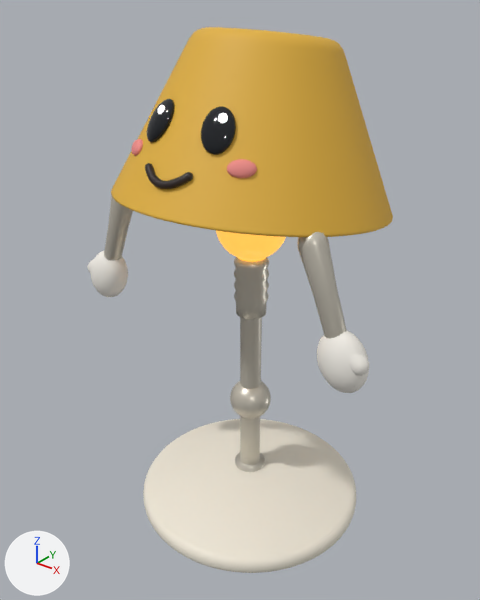
Renders of the glTF model assets-src/blender/export/electric.glb from each side of a commit.
Both versions are drawn from a camera (50 mm lens) standing at (1.201, -1.56, 1.758) and looking at (-0.025, -0.027, 0.808). Every picture has the same lights, and +X, +Y and +Z are marked at lower left. The picture after the commit comes second. Where no turn or scale is listed for an object, it has been applied to the vertices. Vertices at exactly the same position are counted once.

Objects in the first picture: 'Arm_L_Tube', 'Arm_R_Tube', 'Base', 'Body', 'Bulb', 'Eye_L', 'Eye_R', 'Hand_L_Mitten', 'Hand_L_Thumb', 'Hand_R_Mitten', 'Socket', 'Stem' and 6 more.
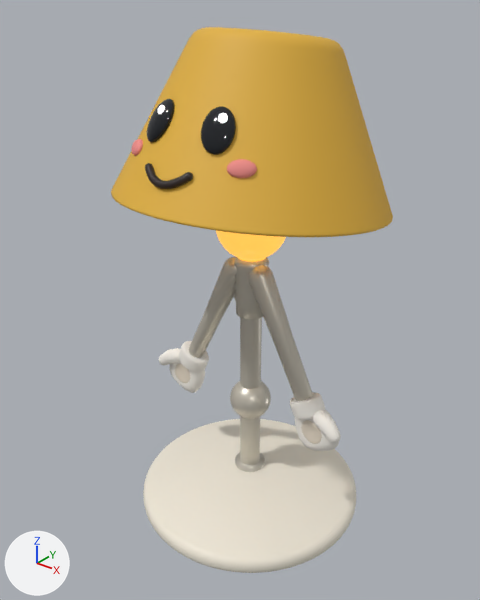
ob_arm_l is not drawn itself; it is the parent of ob_arm_l_tube, ob_hand_l.
ob_hand_l is not drawn itself; it is the parent of ob_hand_l_mitten, ob_hand_l_thumb.
ob_arm_r is not drawn itself; it is the parent of ob_arm_r_tube, ob_hand_r.
ob_hand_r is not drawn itself; it is the parent of ob_hand_r_mitten, ob_hand_r_thumb.

Patch to the scene script:
```diff
--- a/assets-src/blender/export/electric.glb.py
+++ b/assets-src/blender/export/electric.glb.py
@@ me_arm_l_tube @@
 # used by ob_arm_l_tube; parent = ob_arm_l; location = (0.0, 0.0, 0.0)
-me_arm_l_tube.from_pydata(...)  # 100 vertices, 196 faces; spans x -0.039..0.039, y -0.04..0.04, z -0.289..0.04
+me_arm_l_tube.from_pydata(...)  # 100 vertices, 196 faces; spans x -0.039..0.039, y -0.04..0.04, z -0.469..0.04
+# me_arm_l_tube part 1: all 14 vertices in x -0.031..0.031, y -0.032..0.032, z -0.13 are moved by (0.0, 0.0, -0.09)
+# other edits to the shape of me_arm_l_tube do not show in these pictures
 me_arm_l_tube.materials.append(mat_metal)
@@ me_hand_l_mitten @@
 # used by ob_hand_l_mitten; parent = ob_hand_l; location = (0.0, 0.0, 0.0)
-me_hand_l_mitten.from_pydata(...)  # 314 vertices, 624 faces; spans x -0.071..0.071, y -0.055..0.055, z -0.157..0.025
+me_hand_l_mitten.from_pydata(...)  # 610 vertices, 1216 faces; spans x -0.078..0.078, y -0.027..0.047, z -0.17..-0.011
+# me_hand_l_mitten part 2: 314 vertices removed from x -0.071..0.071, y -0.055..0.055, z -0.157..0.025; 610 vertices added at x -0.078..0.078, y -0.027..0.047, z -0.17..-0.011
 me_hand_l_mitten.materials.append(mat_glove)
@@ me_hand_l_thumb @@
 # used by ob_hand_l_thumb; parent = ob_hand_l; location = (0.0, 0.0, 0.0)
-me_hand_l_thumb.from_pydata(...)  # 62 vertices, 120 faces; spans x -0.015..0.0826, y -0.0409..0.0169, z -0.0997..0.0108
+me_hand_l_thumb.from_pydata(...)  # 86 vertices, 168 faces; spans x 0.0255..0.1125, y -0.053..0.0093, z -0.1237..-0.02
+# me_hand_l_thumb part 3: the whole mesh is rebuilt
 me_hand_l_thumb.materials.append(mat_glove)
@@ me_hand_r_mitten @@
 # used by ob_hand_r_mitten; parent = ob_hand_r; location = (0.0, 0.0, 0.0)
-me_hand_r_mitten.from_pydata(...)  # 314 vertices, 624 faces; spans x -0.071..0.071, y -0.055..0.055, z -0.157..0.025
+me_hand_r_mitten.from_pydata(...)  # 610 vertices, 1216 faces; spans x -0.078..0.078, y -0.027..0.047, z -0.17..-0.011
+# me_hand_r_mitten part 4: 314 vertices removed from x -0.071..0.071, y -0.055..0.055, z -0.157..0.025; 610 vertices added at x -0.078..0.078, y -0.027..0.047, z -0.17..-0.011
 me_hand_r_mitten.materials.append(mat_glove)
@@ ob_arm_l @@
 ob_arm_l.parent = ob_rig
-ob_arm_l.location = (0.351, -0.201, 1.148)
-ob_arm_l.rotation_euler = (0.0, -0.349, 0.0)  # degrees (0, -20, 0)
+ob_arm_l.location = (0.052, -0.02, 0.91)
+ob_arm_l.rotation_euler = (0.0, -0.454, 0.0)  # degrees (0, -26, 0)
@@ ob_hand_l @@
 ob_hand_l.parent = ob_arm_l
-ob_hand_l.location = (0.0, 0.0, -0.26)
+ob_hand_l.location = (0.0, 0.0, -0.44)
@@ ob_arm_r @@
 ob_arm_r.parent = ob_rig
-ob_arm_r.location = (-0.351, -0.201, 1.148)
-ob_arm_r.rotation_euler = (0.0, 0.349, 0.0)  # degrees (0, 20, 0)
+ob_arm_r.location = (-0.052, -0.02, 0.91)
+ob_arm_r.rotation_euler = (0.0, 0.454, 0.0)  # degrees (0, 26, 0)
@@ ob_hand_r @@
 ob_hand_r.parent = ob_arm_r
-ob_hand_r.location = (0.0, 0.0, -0.26)
+ob_hand_r.location = (0.0, 0.0, -0.44)
@@ ob_hand_r_palm @@
+ob_hand_r_palm = bpy.data.objects.new('Hand_R_Palm', me_hand_r_palm)  # 113 vertices, 196 faces; spans x -0.0838..0.0042, y -0.0269..-0.0206, z -0.1285..-0.0346; in mat_glovepalm (pale yellow #e4d8c6)
+ob_hand_r_palm.location = (-0.245, -0.02, 0.515)
@@ ob_hand_r_cuff @@
+ob_hand_r_cuff = bpy.data.objects.new('Hand_R_Cuff', me_hand_r_cuff)  # 705 vertices, 1376 faces; spans x -0.0662..0.0586, y -0.0438..0.0438, z -0.058..0.0415; in mat_glove (white #f6f2ea)
+ob_hand_r_cuff.location = (-0.245, -0.02, 0.515)
@@ ob_hand_l_palm @@
+ob_hand_l_palm = bpy.data.objects.new('Hand_L_Palm', me_hand_l_palm)  # 113 vertices, 196 faces; spans x -0.0043..0.0838, y -0.0269..-0.0206, z -0.1285..-0.0346; in mat_glovepalm (pale yellow #e4d8c6)
+ob_hand_l_palm.location = (0.245, -0.02, 0.514)
@@ ob_hand_l_cuff @@
+ob_hand_l_cuff = bpy.data.objects.new('Hand_L_Cuff', me_hand_l_cuff)  # 705 vertices, 1376 faces; spans x -0.0586..0.0662, y -0.0438..0.0438, z -0.058..0.0415; in mat_glove (white #f6f2ea)
+ob_hand_l_cuff.location = (0.245, -0.02, 0.514)
```

Changed parts and their boxes [x1, y1, x2, y2] in the pictures (480 x 600 px; the box of a moved part takes in the faces that stretch with it):
'Arm_L_Tube', reshaped, moved, turned: before [298, 232, 346, 339]; after [249, 265, 313, 401]
'Arm_R_Tube', moved, turned: before [104, 195, 133, 261]; after [188, 257, 237, 358]
'Hand_L_Mitten', reshaped, moved, turned: before [317, 330, 369, 393]; after [295, 410, 339, 451]
'Hand_R_Mitten', reshaped, moved, turned: before [91, 250, 128, 297]; after [169, 362, 205, 393]
'Hand_L_Thumb', reshaped, moved, turned: before [349, 353, 369, 376]; after [313, 410, 341, 443]
'Hand_L_Cuff', added: after [290, 392, 325, 420]
'Hand_R_Cuff', added: after [179, 341, 209, 373]
'Hand_L_Palm', added: after [301, 420, 322, 444]
'Hand_R_Thumb', moved, turned: before [87, 259, 94, 274]; after [158, 348, 180, 365]
'Hand_R_Palm', added: after [175, 363, 190, 383]
part 1 of me_arm_l_tube, moved or reshaped: before [298, 240, 346, 339]; after [253, 273, 313, 401]
